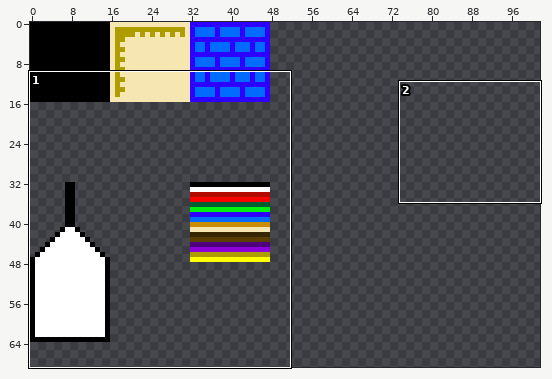
Two versions of one sprite sheet, sheets/map_16_16.png. Above, an overview of the earlier version with the close-up marked.
Close-up. First the earlier version:
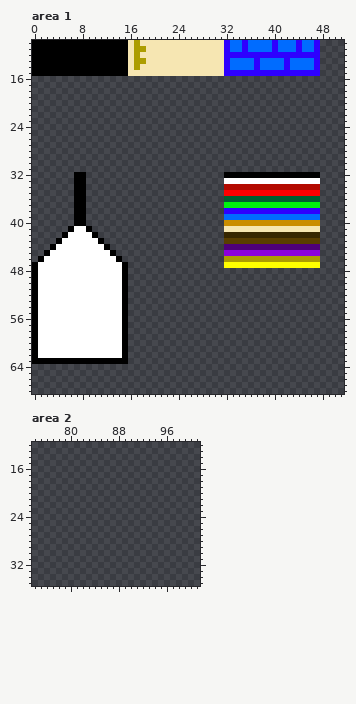
The file is 160x160 pixels. Shown: area 1: x 0..51, y 10..68; area 2: x 74..101, y 12..35. The wide view leaves out empty margins.
The result:
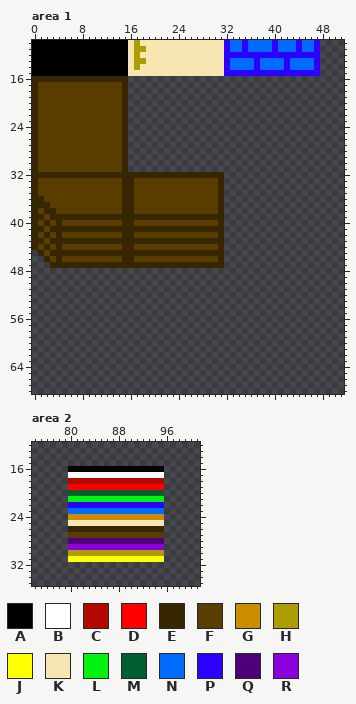
Palette (. is transparent): A #000000  B #ffffff  C #b30a00  D #ff0000  E #372700  F #593e00  G #ca8d00  H #ad9d00  J #ffff00  K #f6e6b2  L #00f20f  M #005f31  N #006cff  P #2e00ff  Q #4e007a  R #8c00dc
Change:
--- area 1
@@ x 0..51 @@
 15 AAAAAAAAAAAAAAAAKKKKKKKKKKKKKKKKPPPPPPPPPPPPPPPP....
-16 ....................................................
-17 ....................................................
-18 ....................................................
-19 ....................................................
-20 ....................................................
-21 ....................................................
-22 ....................................................
-23 ....................................................
-24 ....................................................
-25 ....................................................
-26 ....................................................
-27 ....................................................
-28 ....................................................
-29 ....................................................
-30 ....................................................
-31 ....................................................
-32 .......AA.......................AAAAAAAAAAAAAAAA....
-33 .......AA.......................BBBBBBBBBBBBBBBB....
-34 .......AA.......................CCCCCCCCCCCCCCCC....
-35 .......AA.......................DDDDDDDDDDDDDDDD....
-36 .......AA.......................MMMMMMMMMMMMMMMM....
-37 .......AA.......................LLLLLLLLLLLLLLLL....
-38 .......AA.......................PPPPPPPPPPPPPPPP....
-39 .......AA.......................NNNNNNNNNNNNNNNN....
-40 .......AA.......................GGGGGGGGGGGGGGGG....
-41 ......ABBA......................KKKKKKKKKKKKKKKK....
-42 .....ABBBBA.....................EEEEEEEEEEEEEEEE....
-43 ....ABBBBBBA....................FFFFFFFFFFFFFFFF....
-44 ...ABBBBBBBBA...................QQQQQQQQQQQQQQQQ....
-45 ..ABBBBBBBBBBA..................RRRRRRRRRRRRRRRR....
-46 .ABBBBBBBBBBBBA.................HHHHHHHHHHHHHHHH....
-47 ABBBBBBBBBBBBBBA................JJJJJJJJJJJJJJJJ....
-48 ABBBBBBBBBBBBBBA....................................
-49 ABBBBBBBBBBBBBBA....................................
-50 ABBBBBBBBBBBBBBA....................................
-51 ABBBBBBBBBBBBBBA....................................
-52 ABBBBBBBBBBBBBBA....................................
-53 ABBBBBBBBBBBBBBA....................................
-54 ABBBBBBBBBBBBBBA....................................
-55 ABBBBBBBBBBBBBBA....................................
-56 ABBBBBBBBBBBBBBA....................................
-57 ABBBBBBBBBBBBBBA....................................
-58 ABBBBBBBBBBBBBBA....................................
-59 ABBBBBBBBBBBBBBA....................................
-60 ABBBBBBBBBBBBBBA....................................
-61 ABBBBBBBBBBBBBBA....................................
-62 ABBBBBBBBBBBBBBA....................................
-63 AAAAAAAAAAAAAAAA....................................
+16 EEEEEEEEEEEEEEEE....................................
+17 EFFFFFFFFFFFFFFE....................................
+18 EFFFFFFFFFFFFFFE....................................
+19 EFFFFFFFFFFFFFFE....................................
+20 EFFFFFFFFFFFFFFE....................................
+21 EFFFFFFFFFFFFFFE....................................
+22 EFFFFFFFFFFFFFFE....................................
+23 EFFFFFFFFFFFFFFE....................................
+24 EFFFFFFFFFFFFFFE....................................
+25 EFFFFFFFFFFFFFFE....................................
+26 EFFFFFFFFFFFFFFE....................................
+27 EFFFFFFFFFFFFFFE....................................
+28 EFFFFFFFFFFFFFFE....................................
+29 EFFFFFFFFFFFFFFE....................................
+30 EFFFFFFFFFFFFFFE....................................
+31 EFFFFFFFFFFFFFFE....................................
+32 EEEEEEEEEEEEEEEEEEEEEEEEEEEEEEEE....................
+33 EFFFFFFFFFFFFFFEEFFFFFFFFFFFFFFE....................
+34 EFFFFFFFFFFFFFFEEFFFFFFFFFFFFFFE....................
+35 EFFFFFFFFFFFFFFEEFFFFFFFFFFFFFFE....................
+36 EEFFFFFFFFFFFFFEEFFFFFFFFFFFFFFE....................
+37 EEEFFFFFFFFFFFFEEFFFFFFFFFFFFFFE....................
+38 EFEEFFFFFFFFFFFEEFFFFFFFFFFFFFFE....................
+39 EEFEEEEEEEEEEEEEEEEEEEEEEEEEEEEE....................
+40 EFEFEFFFFFFFFFFEEFFFFFFFFFFFFFFE....................
+41 EEFEEEEEEEEEEEEEEEEEEEEEEEEEEEEE....................
+42 EFEFEFFFFFFFFFFEEFFFFFFFFFFFFFFE....................
+43 EEFEEEEEEEEEEEEEEEEEEEEEEEEEEEEE....................
+44 EFEFEFFFFFFFFFFEEFFFFFFFFFFFFFFE....................
+45 .EFEEEEEEEEEEEEEEEEEEEEEEEEEEEEE....................
+46 ..EFEFFFFFFFFFFEEFFFFFFFFFFFFFFE....................
+47 ...EEEEEEEEEEEEEEEEEEEEEEEEEEEEE....................
+48 ....................................................
+49 ....................................................
+50 ....................................................
+51 ....................................................
+52 ....................................................
+53 ....................................................
+54 ....................................................
+55 ....................................................
+56 ....................................................
+57 ....................................................
+58 ....................................................
+59 ....................................................
+60 ....................................................
+61 ....................................................
+62 ....................................................
+63 ....................................................
 64 ....................................................
--- area 2
@@ x 74..101 @@
 15 ............................
-16 ............................
-17 ............................
-18 ............................
-19 ............................
-20 ............................
-21 ............................
-22 ............................
-23 ............................
-24 ............................
-25 ............................
-26 ............................
-27 ............................
-28 ............................
-29 ............................
-30 ............................
-31 ............................
+16 ......AAAAAAAAAAAAAAAA......
+17 ......BBBBBBBBBBBBBBBB......
+18 ......CCCCCCCCCCCCCCCC......
+19 ......DDDDDDDDDDDDDDDD......
+20 ......MMMMMMMMMMMMMMMM......
+21 ......LLLLLLLLLLLLLLLL......
+22 ......PPPPPPPPPPPPPPPP......
+23 ......NNNNNNNNNNNNNNNN......
+24 ......GGGGGGGGGGGGGGGG......
+25 ......KKKKKKKKKKKKKKKK......
+26 ......EEEEEEEEEEEEEEEE......
+27 ......FFFFFFFFFFFFFFFF......
+28 ......QQQQQQQQQQQQQQQQ......
+29 ......RRRRRRRRRRRRRRRR......
+30 ......HHHHHHHHHHHHHHHH......
+31 ......JJJJJJJJJJJJJJJJ......
 32 ............................
